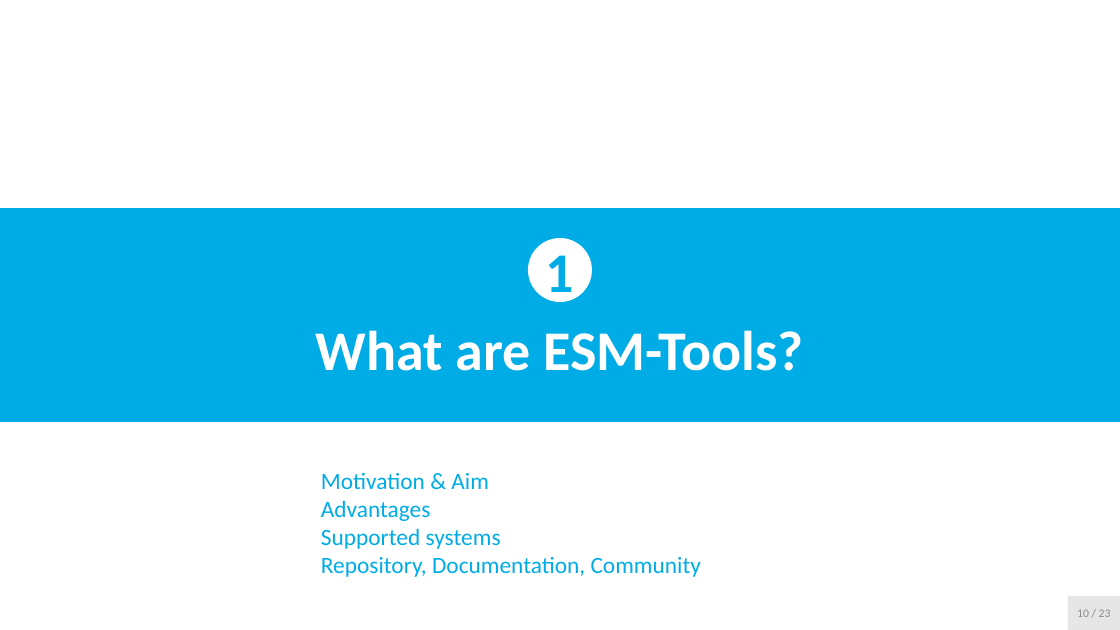
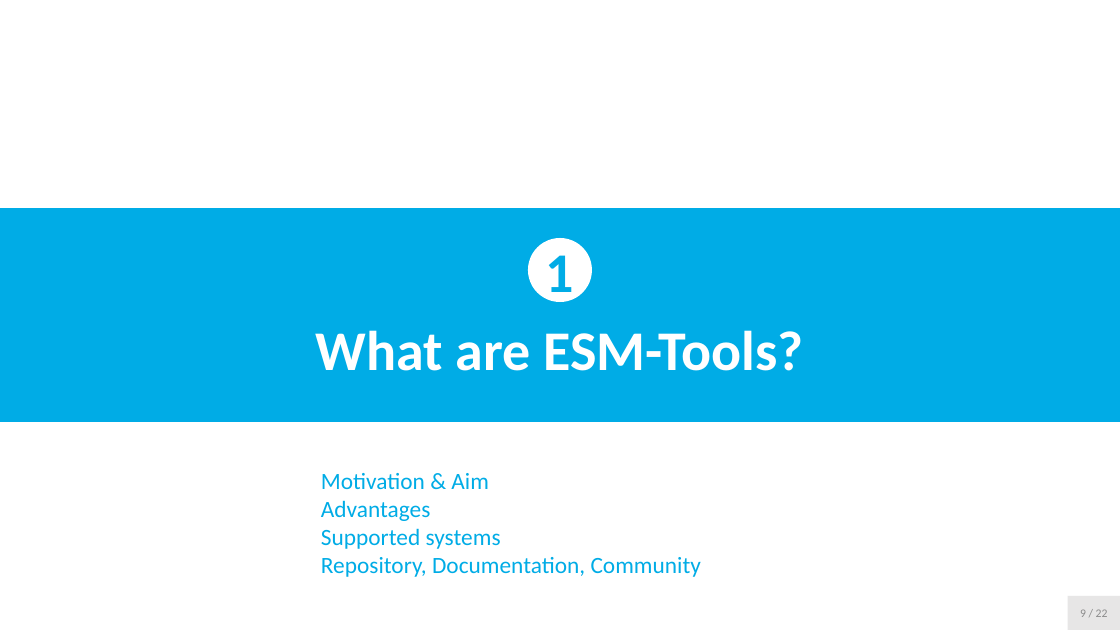
Before and after one commit to esm-tools/workshops, a slide deck: slide 9 of PalMod2022/docs/1_Introduction.pptx (slide 10 before the commit). Drawn at 1120x630 pixels with LibreOffice and Linux fonts; fonts in the diff are those of the drawing. Boxes give left, top, right and bottom in pixels: in the first picture for what was removed or moved away, otherwise in the second. Text is boxed around its words. In the diff, an @@ line names an element or a change of style, - is before the commit and + after.

```diff
--- a/PalMod2022/docs/1_Introduction.pptx
+++ b/PalMod2022/docs/1_Introduction.pptx
@@ text in rectangle at box(1080, 609, 1108, 617): text changed @@
-10 / 23
+9 / 22
```
Also in this commit, not shown: 17 other slides changed, 1 slide removed.
